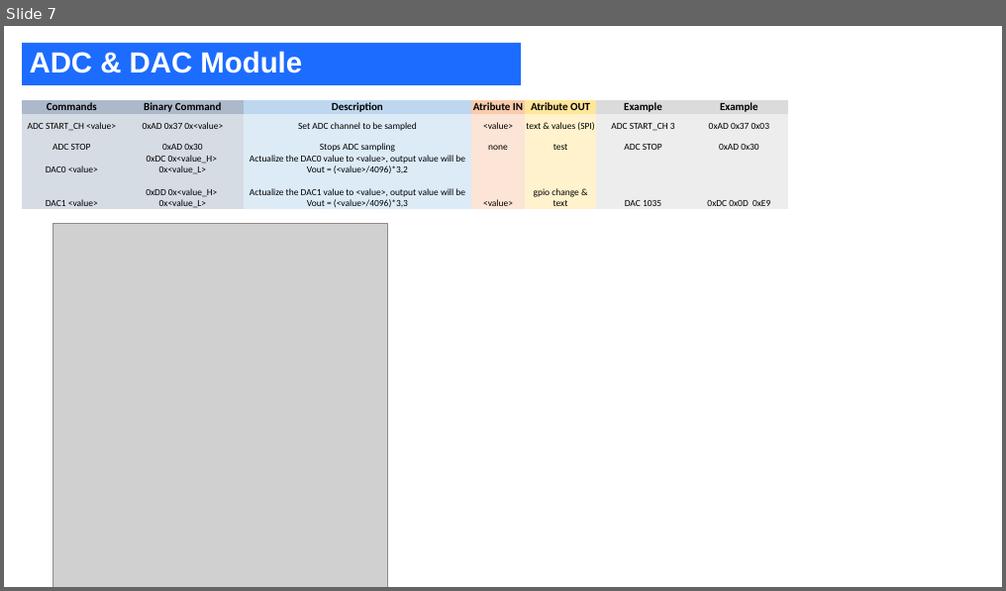
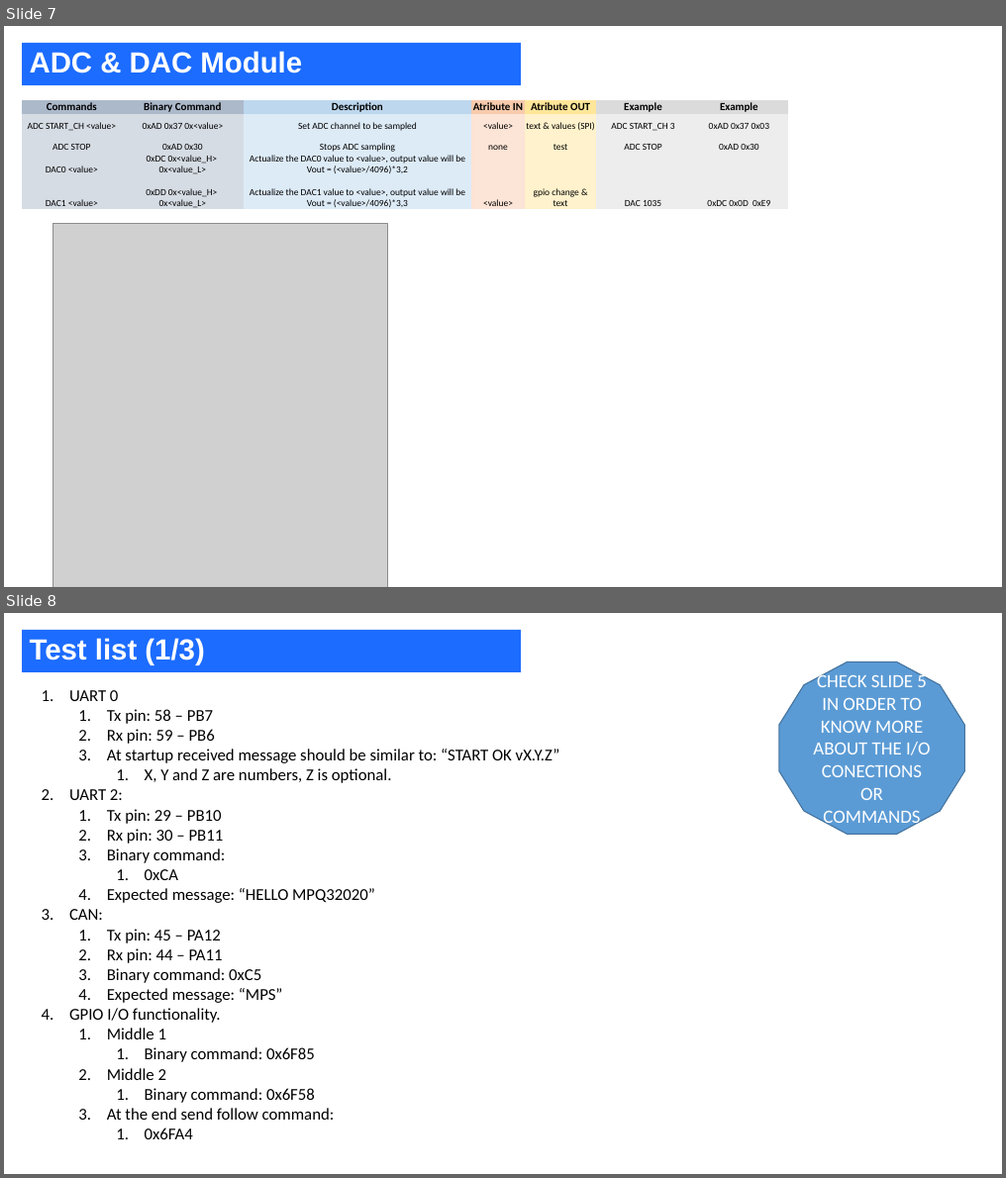
Before and after one commit to JosepIzquierdoMPS/Debug-MPF-32020, a slide deck: FirmwareTransfer_Report.pptx. Shown one above the other, each under a label of ours: slide 7 before the commit, slides 7 and 8 after it. The pictures are 1006x591 and 1006x1178 pixels, drawn with LibreOffice and Linux fonts; fonts in the diff are those of the drawing; grey boxes stand for pictures. Boxes give left, top, right and bottom in pixels: in the first picture for what was removed or moved away, otherwise in the second. Text is boxed around its words. In the diff, an @@ line names an element or a change of style, - is before the commit and + after.

Commit message:
adding ppt and recheck fw, should be ok

```diff
--- a/FirmwareTransfer_Report.pptx
+++ b/FirmwareTransfer_Report.pptx
@@ slide 8 added at bbox=[4, 613, 1002, 1174], background #FFFFFF @@
@@ title added at bbox=[22, 630, 522, 672], fill #1C6CFF, 28 pt, text #FFFFFF, bold @@
+Test list (1/3)
@@ dodecagon added at bbox=[779, 662, 964, 834], fill #5B9BD5, outline #43739E 1 pt, 18 pt, text #FFFFFF @@
+CHECK SLIDE 5 IN ORDER TO KNOW MORE ABOUT THE I/O CONECTIONS OR COMMANDS
@@ text added at bbox=[69, 690, 560, 1140], 16 pt, text #000000 @@
+1. UART 0
+  1. Tx pin: 58 – PB7
+  2. Rx pin: 59 – PB6
+  3. At startup received message should be similar to: “START OK vX.Y.Z”
+    1. X, Y and Z are numbers, Z is optional.
+2. UART 2:
+  1. Tx pin: 29 – PB10
+  2. Rx pin: 30 – PB11
+  3. Binary command:
+    1. 0xCA
+  4. Expected message: “HELLO MPQ32020”
+3. CAN:
+  1. Tx pin: 45 – PA12
+  2. Rx pin: 44 – PA11
+  3. Binary command: 0xC5
+  4. Expected message: “MPS”
+4. GPIO I/O functionality.
+  1. Middle 1
+    1. Binary command: 0x6F85
+  2. Middle 2
+    1. Binary command: 0x6F58
+  3. At the end send follow command:
+    1. 0x6FA4
```
Also in this commit, not shown: 2 other slides added, 1 slide removed, 4 other files.
